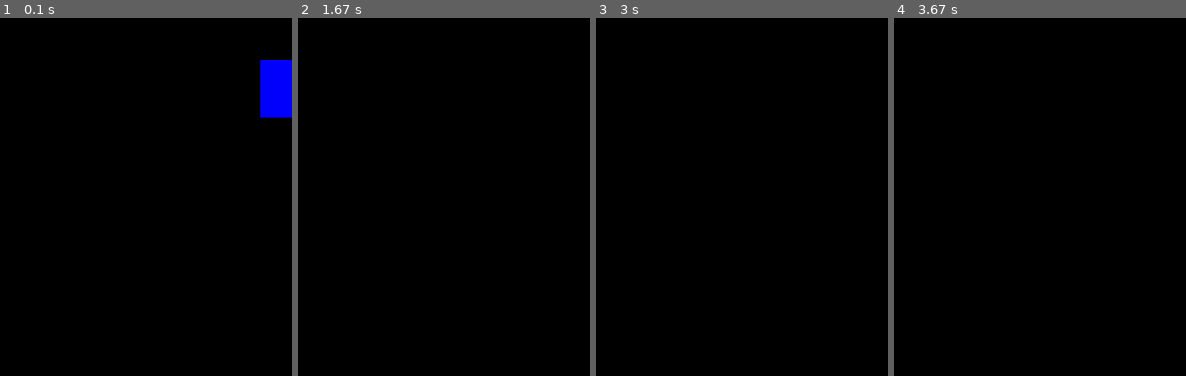
Above: before the commit, frames 1-4 (left to right).
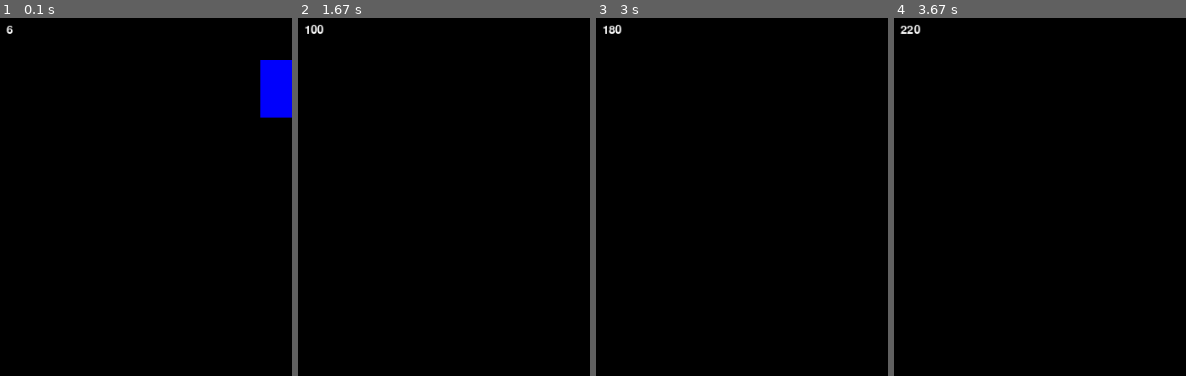
Above: after the commit, the same moments.

Repository: MaximoDiNapoli/Pygame
Game: pygame game, started from game.py
The game is run twice, just before and just after one commit, with the same random seed, the same clock (stepped at 60 frames per second) and the same inputs.
Inputs:
- Up to frame 1 (0.1 s): no input
- Up to frame 2 (1.67 s): hold D 0.33-0.8 s; hold W 0.83-1.13 s; hold D 1.17-1.63 s
- Up to frame 3 (3 s): hold A 1.67-2.2 s; hold S 2.23-2.53 s; hold A 2.57-2.97 s
- Up to frame 4 (3.67 s): hold W 3-3.37 s; hold D from 3.4 s (still down)
The pictures show only the part of the screen within x 0-50%, y 0-50%; the shares and areas given below are measured in that part.

The runs differ from the first frame. In frame 1, less than 0.1% of the frame differs, in the area x 2-5%, y 1-5%; in frame 2, 0.1%; in frame 3, 0.1%; in frame 4, 0.1%, in the area x 2-10%, y 1-5%.

Commit message:
now you have a score

Diff:
--- a/game.py
+++ b/game.py
@@ -1,4 +1,5 @@
 import pygame
+from pygame.locals import *
 import sys
 import random
 import os
@@ -9,7 +10,10 @@
 COLOR_BLACK = (0,0,0)
 COLOR_BLUE = (0,0,255)
 SPEED = 10
+SCOREINT = 0
+SCORE = str(SCOREINT + 1)
 
+COLOR_WHITE = (255, 255, 255)
 
 #jugador
 
@@ -38,7 +42,9 @@
             return True
     return False
 
+pygame.init()
 while not gameOver: #bucle principal
+    FUENTE = pygame.font.Font(None, 20)
     for event in pygame.event.get():
         if event.type == pygame.QUIT:
             sys.exit()
@@ -67,12 +73,15 @@
     else:
         ENEMY_POSITION[0] = random.randint(0, WIDTH - ENEMY_SIZE)
         ENEMY_POSITION[1] = 0
-
+    SCOREINT += 1
+    SCORE = str(SCOREINT + 1)
     #coliciones
     if detectCollision(PLAYER_POSITION, ENEMY_POSITION):
         gameOver = True
 
     #dibujar enemigo
+    ScoreShow = FUENTE.render(SCORE, 1, COLOR_WHITE)
+    window.blit(ScoreShow, (15, 10))
     pygame.draw.rect(window , COLOR_BLUE,
                     (ENEMY_POSITION[0],ENEMY_POSITION[1],
                     ENEMY_SIZE, ENEMY_SIZE))
